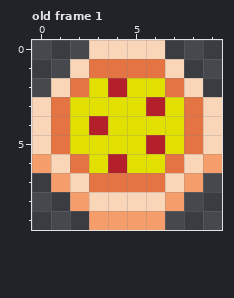
Pixel-art file, stored at sprites/pepperoni_pizza_small.aseprite. The first picture shows the starting point.
10x10 pixels, 1 frame. Shown: old frame 1. The commit also changed other frames, which this record leaves out.
The result:
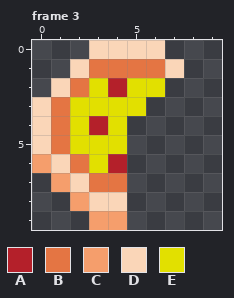
Palette (. is transparent): A #b4202a  B #e47543  C #f59e6c  D #fad6b8  E #e2e000
A new or re-ordered frame is compared with the old frame closest to it.
The author wrote: animated pizzas
From old to new:
{"change": "frames 1 -> 5"}
{"where": "frame 3 is new; against old frame 1"}
{"frame":3,"y":2,"x":7,"old":"BD","new":".."}
{"frame":3,"y":3,"x":6,"old":"AEBD","new":"...."}
{"frame":3,"y":4,"x":5,"old":"EEEBD","new":"....."}
{"frame":3,"y":5,"x":5,"old":"EAEBD","new":"....."}
{"frame":3,"y":6,"x":5,"old":"EEBDC","new":"....."}
{"frame":3,"y":7,"x":5,"old":"BBDC","new":"...."}
{"frame":3,"y":8,"x":5,"old":"DDC","new":"..."}
{"frame":3,"y":9,"x":5,"old":"CC","new":".."}
